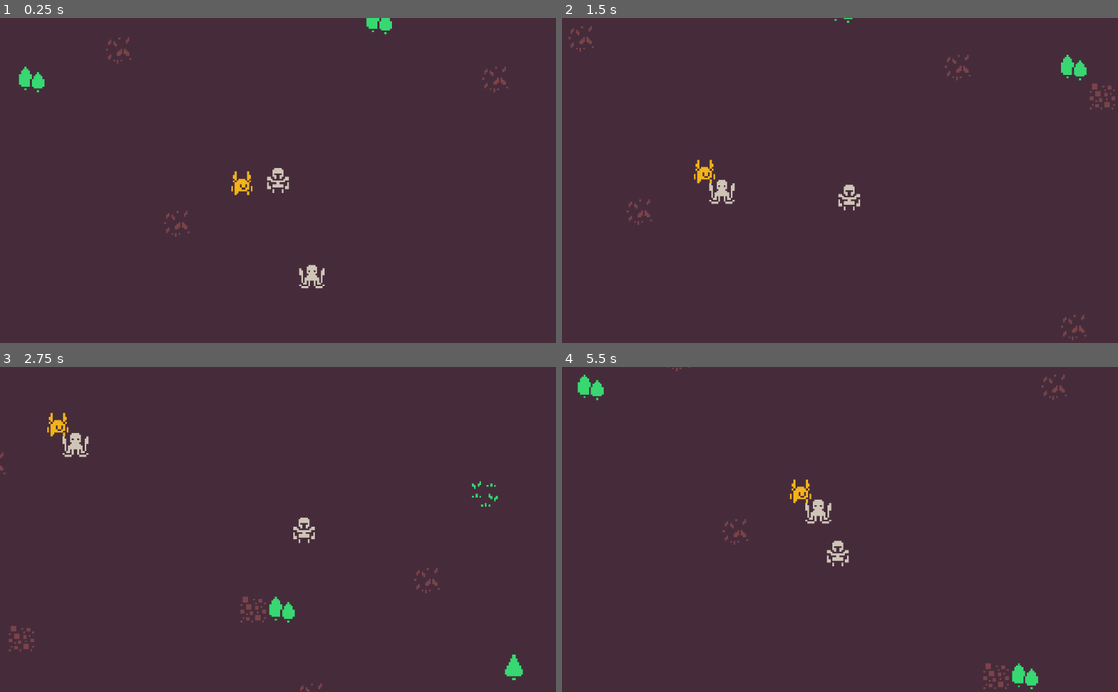
Above: before the commit, frames 1-4 (two rows, left to right).
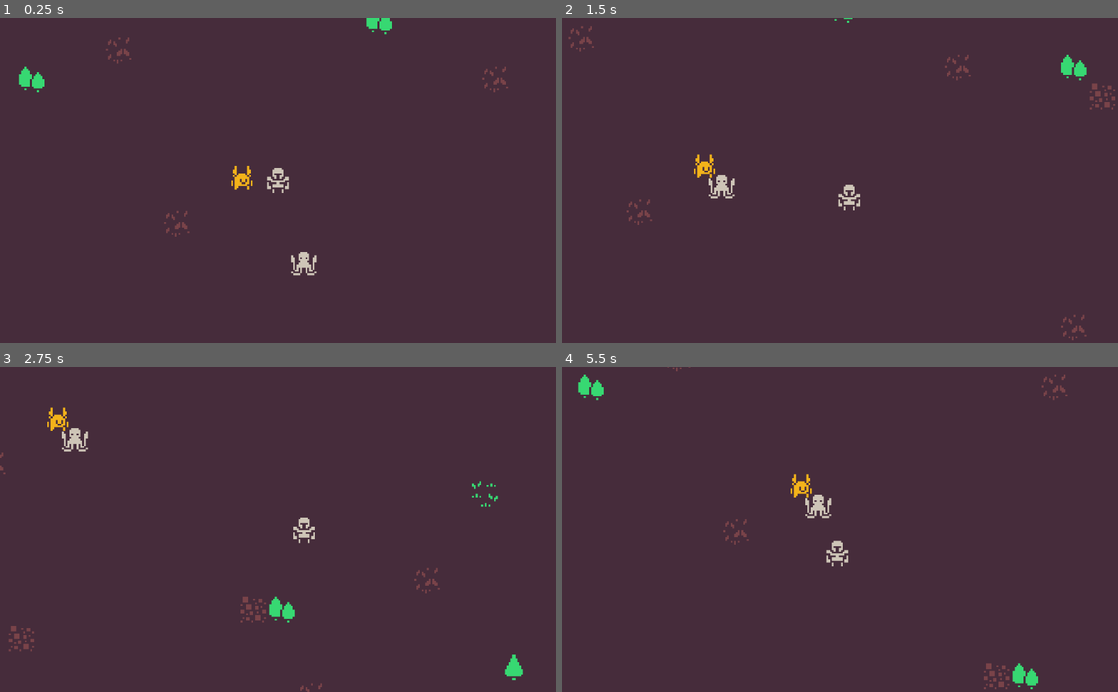
Above: after the commit, the same moments.

Repository: dsg-jam/LD46
Game: Godot game, scene res://assets/scenes/test.tscn
The game is run twice, just before and just after one commit, with the same random seed, the same clock (stepped at 60 frames per second) and the same inputs.
Inputs:
- Up to frame 1 (0.25 s): no input
- Up to frame 2 (1.5 s): hold Right (player_right) 0.53-1.28 s; hold Down (player_down) from 1.28 s (still down)
- Up to frame 3 (2.75 s): release Down (player_down) at 2.03 s; hold Right (player_right) from 2.03 s (still down)
- Up to frame 4 (5.5 s): release Right (player_right) at 2.78 s; hold Up (player_up) 2.78-3.53 s; hold Left (player_left) 3.53-5.03 s; hold Down (player_down) from 5.03 s (still down)

The runs differ from the first frame. In frame 1, 0.5% of the frame differs, in the area x 41-59%, y 45-84%; in frame 2, 0.4%; in frame 3, 0.4%; in frame 4, 0.6%, in the area x 2-91%, y 0-100%.

Commit message:
Update Spawn and others

Diff:
--- a/assets/scenes/CompanionControl.gd
+++ b/assets/scenes/CompanionControl.gd
@@ -15,6 +15,9 @@
 func reduce_health(amount):
 	health -= amount
 	print(health)
+	if health <= 0:
+		return false
+	return true
 
 # Called every frame. 'delta' is the elapsed time since the previous frame.
 #func _process(delta):
--- a/assets/scenes/test.tscn
+++ b/assets/scenes/test.tscn
@@ -31,7 +31,7 @@
 }
 
 [node name="Companion" type="KinematicBody2D" parent="."]
-position = Vector2( -20, 0 )
+position = Vector2( -20, -3 )
 script = ExtResource( 6 )
 
 [node name="AnimatedSprite" type="AnimatedSprite" parent="Companion"]
--- a/assets/scripts/EnemyControl.gd
+++ b/assets/scripts/EnemyControl.gd
@@ -1,12 +1,14 @@
 extends KinematicBody2D
 
-var health = 100
-var damage = 1
-var speed = 50
+export var health = 100
+export var damage = 20
+export var speed = 50
+export var combat_speed = 1 # Time interval in which enemy hurts the companion
+
+var time_combat = INF # Time since last damage
+var is_companion_alive = true
+
 var rng = RandomNumberGenerator.new()
-var time_combat = INF # Time since last damage
-var combat_speed = 1 # Time interval in which enemy hurts the companion
-
 
 # Called when the node enters the scene tree for the first time.
 func _ready():
@@ -19,14 +21,20 @@
 
 
 func _physics_process(delta):
+	if is_companion_alive:
+		var dir = ($"../Companion".position - position).normalized()
+		var is_collision = move_and_collide(dir*speed*delta)
 
-	var dir = ($"../Companion".position - position).normalized()
-	var is_collision = move_and_collide(dir*speed*delta)
-
-	if is_collision:
-		var collider = is_collision.get_collider()
-		if collider.get_name() == "Companion" and time_combat >= combat_speed:
-			collider.reduce_health(1)
-			time_combat = 0
-		else:
-			time_combat += delta
+		if is_collision:
+			var collider = is_collision.get_collider()
+			if collider.get_name() == "Companion" and time_combat >= combat_speed:
+				if collider.reduce_health(damage):
+					time_combat = 0
+				else:
+					is_companion_alive = false
+					collider.queue_free()
+			else:
+				time_combat += delta
+	else:
+		print("You've lost the game. Companion died :(")
+		queue_free()
--- a/assets/scripts/SpawnControl.gd
+++ b/assets/scripts/SpawnControl.gd
@@ -15,9 +15,10 @@
 	var scene = scene_resource.instance()
 	var x_position = rng.randf_range(min_radius, max_radius)
 	var y_position = rng.randf_range(min_radius, max_radius)
-	print(x_position)
-	print(y_position)
 	scene.position = Vector2(x_position, y_position)
+	scene.damage = rng.randi_range(1, 15)
+	scene.speed = rng.randi_range(25, 100)
+	scene.combat_speed = rng.randf_range(.5, 2)
 	add_child(scene)
 	pass
 
